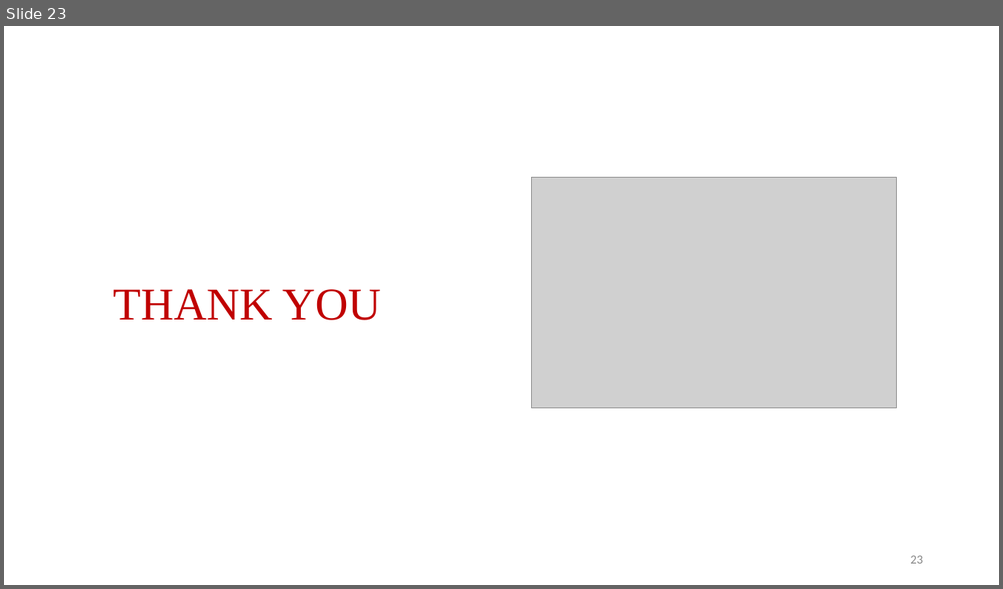
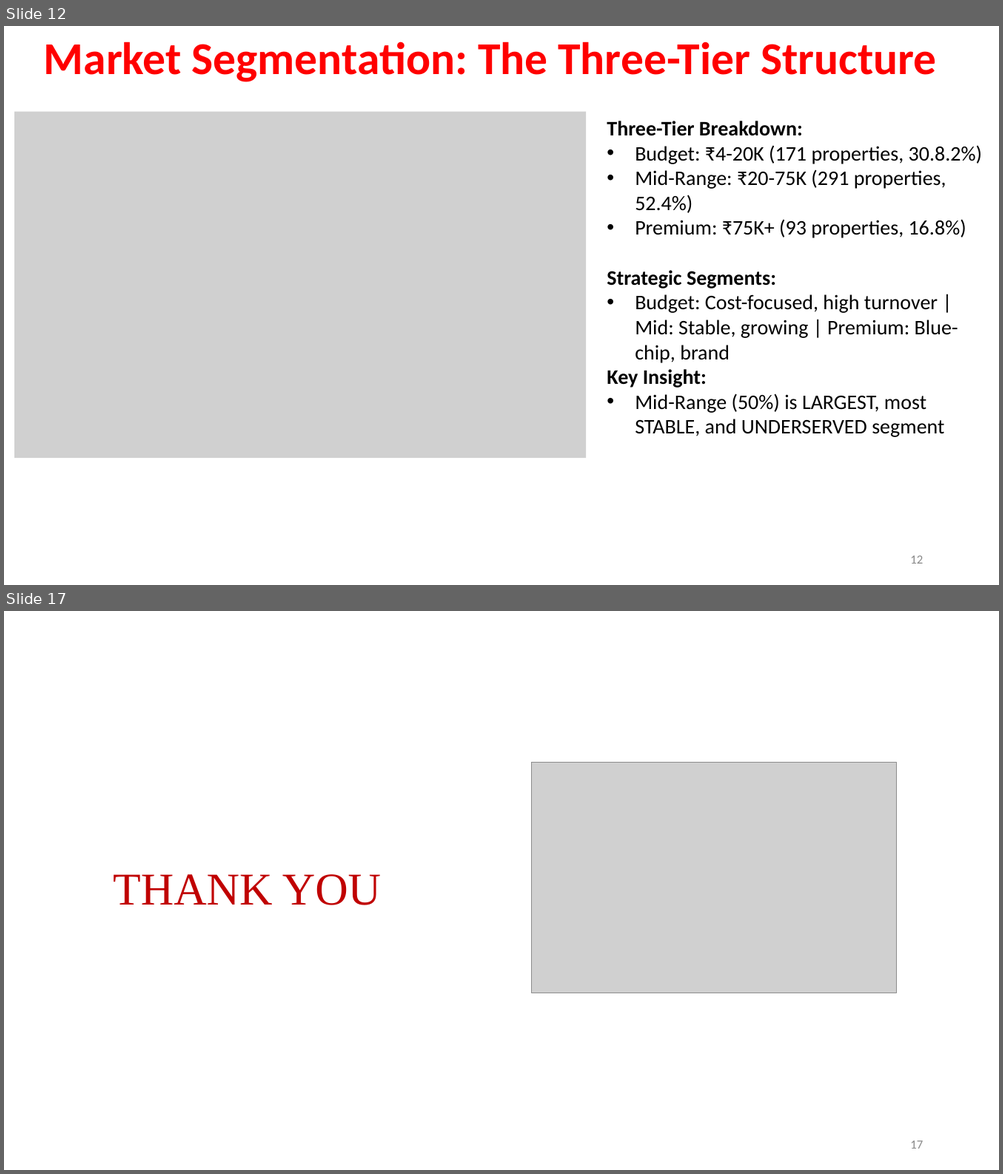
Before and after one commit to Rohit-Girhe/Web-Scrapping-Project, a slide deck: Webscrapping.pptx. Shown one above the other, each under a label of ours: slide 23 before the commit, slides 12 and 17 after it; the slides between them are not shown. The pictures are 1003x589 and 1003x1174 pixels, drawn with LibreOffice and Linux fonts; fonts in the diff are those of the drawing; grey boxes stand for pictures; background and template pictures are left out. Boxes give left, top, right and bottom in pixels: in the first picture for what was removed or moved away, otherwise in the second. Text is boxed around its words. In the diff, an @@ line names an element or a change of style, - is before the commit and + after.

```diff
--- a/Webscrapping.pptx
+++ b/Webscrapping.pptx
@@ slide 12 added at (x1=4, y1=26, x2=999, y2=585), background #FFFFFF @@
@@ text added at (x1=44, y1=42, x2=936, y2=82), 44 pt, text #FF0000, bold @@
+Market Segmentation: The Three-Tier Structure
@@ picture added at (x1=14, y1=112, x2=586, y2=459) @@
@@ text added at (x1=606, y1=121, x2=982, y2=437), 20 pt, text #000000 @@
+Three-Tier Breakdown:
+• Budget: ₹4-20K (171 properties, 30.8.2%)
+• Mid-Range: ₹20-75K (291 properties, 52.4%)
+• Premium: ₹75K+ (93 properties, 16.8%)
+Strategic Segments:
+• Budget: Cost-focused, high turnover | Mid: Stable, growing | Premium: Blue-chip, brand
+Key Insight:
+• Mid-Range (50%) is LARGEST, most STABLE, and UNDERSERVED segment
@@ page number added at (x1=910, y1=556, x2=922, y2=564), 12 pt, text #888888 @@
+12
@@ what was slide 23 is now slide 17 @@
@@ page number at (x1=910, y1=1141, x2=922, y2=1149): text changed @@
-23
+17
```
Also in this commit, not shown: 2 slides changed, 13 other slides added, 20 slides removed, 22 other files.
